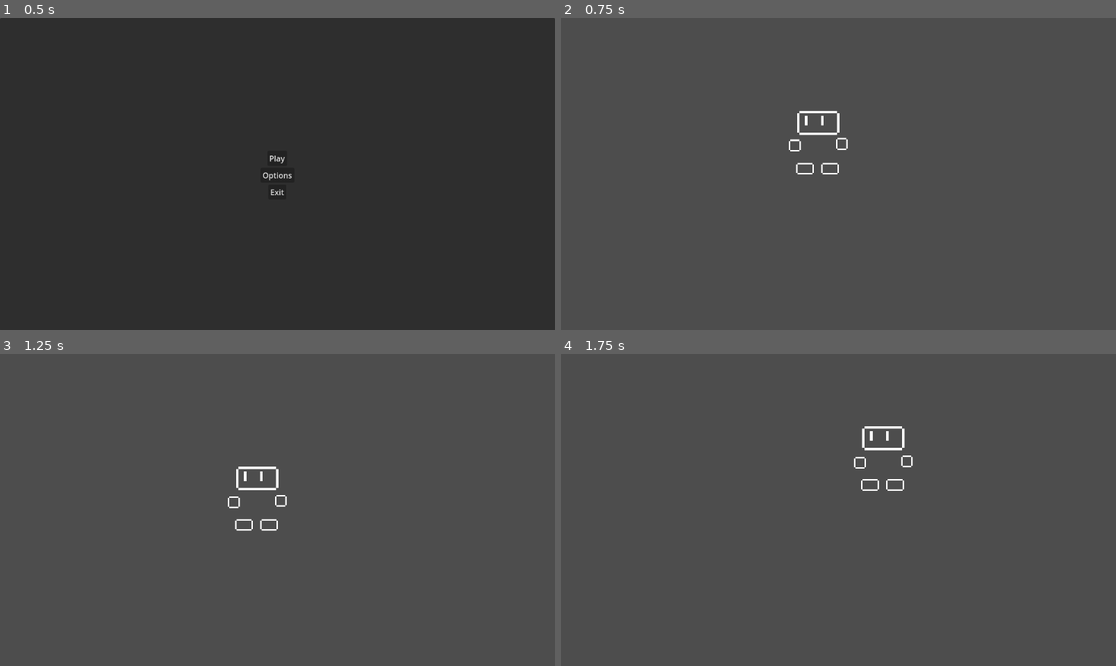
Above: before the commit, frames 1-4 (two rows, left to right).
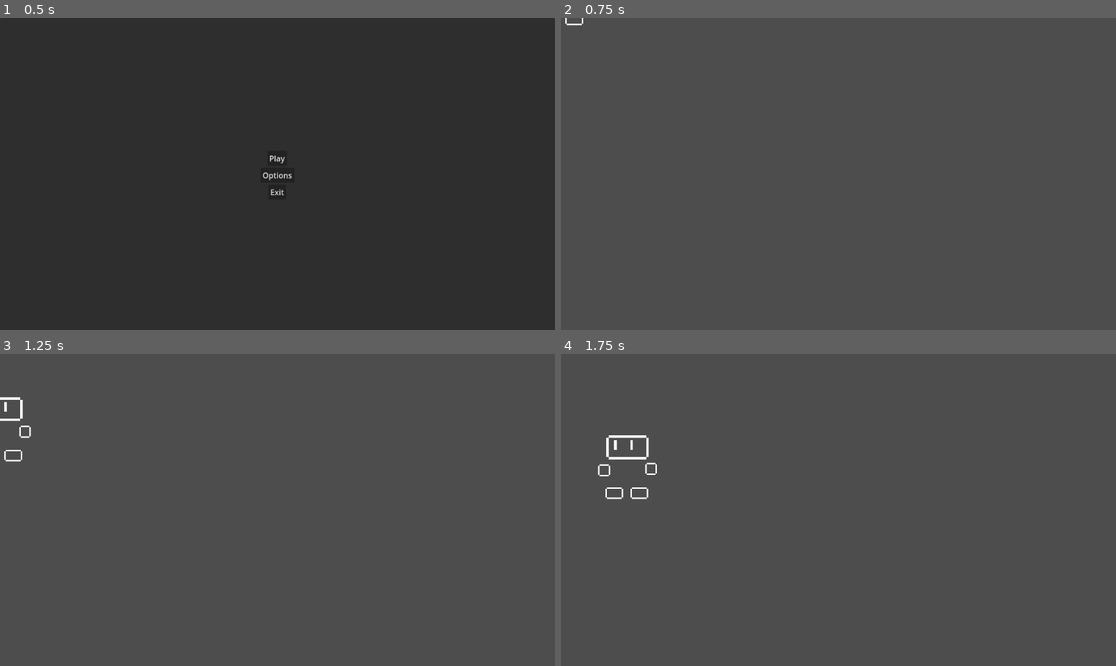
Above: after the commit, the same moments.

Repository: TotallyNotAlex20/last-planet
Game: Godot game, scene res://main.tscn
Same seed, same stepped clock (60 frames per second), same inputs: the game is played once before the commit and once after it.
Inputs:
- Up to frame 1 (0.5 s): no input
- Up to frame 2 (0.75 s): click "Play" at 0.5 s
- Up to frame 3 (1.25 s): no input
- Up to frame 4 (1.75 s): tap Enter (ui_accept) at 1.25, 1.52 s; hold Right (ui_right) from 1.28 s (still down)

Frame 1 is identical in both runs. In frame 2, 0.4% of the frame differs, in the area x 0-52%, y 0-51%; in frame 3, 0.6%; in frame 4, 0.8%, in the area x 6-64%, y 23-47%.

Commit message:
walk animation

Diff:
--- a/odi.gd
+++ b/odi.gd
@@ -12,16 +12,13 @@
 	animator.play("idle")
 
 func _physics_process(delta):
-	# Add the gravity.
+
 	if not is_on_floor():
 		velocity.y += gravity * delta
 
-	# Handle jump.
 	if Input.is_action_just_pressed("ui_accept") and is_on_floor():
 		velocity.y = JUMP_VELOCITY
 
-	# Get the input direction and handle the movement/deceleration.
-	# As good practice, you should replace UI actions with custom gameplay actions.
 	var direction = Input.get_axis("ui_left", "ui_right")
 	if direction:
 		velocity.x = direction * SPEED
--- a/odi.tscn
+++ b/odi.tscn
@@ -36,7 +36,7 @@
 tracks/2/type = "value"
 tracks/2/imported = false
 tracks/2/enabled = true
-tracks/2/path = NodePath("Node2D/Fist:position")
+tracks/2/path = NodePath("hands/Fist:position")
 tracks/2/interp = 1
 tracks/2/loop_wrap = true
 tracks/2/keys = {
@@ -48,7 +48,7 @@
 tracks/3/type = "value"
 tracks/3/imported = false
 tracks/3/enabled = true
-tracks/3/path = NodePath("Node2D/Fist2:position")
+tracks/3/path = NodePath("hands/Fist2:position")
 tracks/3/interp = 1
 tracks/3/loop_wrap = true
 tracks/3/keys = {
@@ -99,7 +99,7 @@
 tracks/1/type = "value"
 tracks/1/imported = false
 tracks/1/enabled = true
-tracks/1/path = NodePath("Node2D/Fist:position")
+tracks/1/path = NodePath("hands/Fist:position")
 tracks/1/interp = 1
 tracks/1/loop_wrap = true
 tracks/1/keys = {
@@ -111,7 +111,7 @@
 tracks/2/type = "value"
 tracks/2/imported = false
 tracks/2/enabled = true
-tracks/2/path = NodePath("Node2D/Fist2:position")
+tracks/2/path = NodePath("hands/Fist2:position")
 tracks/2/interp = 1
 tracks/2/loop_wrap = true
 tracks/2/keys = {
@@ -156,11 +156,137 @@
 "update": 0,
 "values": [Vector2(1, -36)]
 }
+tracks/6/type = "value"
+tracks/6/imported = false
+tracks/6/enabled = true
+tracks/6/path = NodePath("hands:position")
+tracks/6/interp = 1
+tracks/6/loop_wrap = true
+tracks/6/keys = {
+"times": PackedFloat32Array(0),
+"transitions": PackedFloat32Array(1),
+"update": 0,
+"values": [Vector2(0, 0)]
+}
+tracks/7/type = "value"
+tracks/7/imported = false
+tracks/7/enabled = true
+tracks/7/path = NodePath(".:position")
+tracks/7/interp = 1
+tracks/7/loop_wrap = true
+tracks/7/keys = {
+"times": PackedFloat32Array(0),
+"transitions": PackedFloat32Array(1),
+"update": 0,
+"values": [Vector2(0, 0)]
+}
+
+[sub_resource type="Animation" id="Animation_42jy1"]
+resource_name = "walk"
+length = 2.0
+loop_mode = 1
+tracks/0/type = "value"
+tracks/0/imported = false
+tracks/0/enabled = true
+tracks/0/path = NodePath("hands/Fist2:position")
+tracks/0/interp = 1
+tracks/0/loop_wrap = true
+tracks/0/keys = {
+"times": PackedFloat32Array(0, 0.5, 1, 1.5, 2),
+"transitions": PackedFloat32Array(1, 1, 1, 1, 1),
+"update": 0,
+"values": [Vector2(17, -21), Vector2(14, -18), Vector2(10, -19), Vector2(14, -18), Vector2(17, -21)]
+}
+tracks/1/type = "value"
+tracks/1/imported = false
+tracks/1/enabled = true
+tracks/1/path = NodePath("hands/Fist:position")
+tracks/1/interp = 1
+tracks/1/loop_wrap = true
+tracks/1/keys = {
+"times": PackedFloat32Array(0, 0.5, 1, 1.5, 2),
+"transitions": PackedFloat32Array(1, 1, 1, 1, 1),
+"update": 0,
+"values": [Vector2(-15, -20), Vector2(-11, -18), Vector2(-6, -19), Vector2(-9, -17), Vector2(-15, -20)]
+}
+tracks/2/type = "value"
+tracks/2/imported = false
+tracks/2/enabled = true
+tracks/2/path = NodePath("hands:position")
+tracks/2/interp = 1
+tracks/2/loop_wrap = true
+tracks/2/keys = {
+"times": PackedFloat32Array(0, 0.5, 1, 1.5, 2),
+"transitions": PackedFloat32Array(1, 1, 1, 1, 1),
+"update": 0,
+"values": [Vector2(0, 0), Vector2(0, 0), Vector2(0, 0), Vector2(0, 0), Vector2(0, 0)]
+}
+tracks/3/type = "value"
+tracks/3/imported = false
+tracks/3/enabled = true
+tracks/3/path = NodePath("legs/Leg2:position")
+tracks/3/interp = 1
+tracks/3/loop_wrap = true
+tracks/3/keys = {
+"times": PackedFloat32Array(0, 0.5, 1, 1.5, 2),
+"transitions": PackedFloat32Array(1, 1, 1, 1, 1),
+"update": 0,
+"values": [Vector2(8, -4), Vector2(-3, -9), Vector2(-8, -4), Vector2(4, -4), Vector2(9, -4)]
+}
+tracks/4/type = "value"
+tracks/4/imported = false
+tracks/4/enabled = true
+tracks/4/path = NodePath("legs/Leg:position")
+tracks/4/interp = 1
+tracks/4/loop_wrap = true
+tracks/4/keys = {
+"times": PackedFloat32Array(0, 0.5, 1, 1.5, 2),
+"transitions": PackedFloat32Array(1, 1, 1, 1, 1),
+"update": 0,
+"values": [Vector2(-8, -4), Vector2(5, -4), Vector2(10, -4), Vector2(-2, -9), Vector2(-8, -4)]
+}
+tracks/5/type = "value"
+tracks/5/imported = false
+tracks/5/enabled = true
+tracks/5/path = NodePath("Head:position")
+tracks/5/interp = 1
+tracks/5/loop_wrap = true
+tracks/5/keys = {
+"times": PackedFloat32Array(0, 0.5, 1, 1.5, 2),
+"transitions": PackedFloat32Array(1, 1, 1, 1, 1),
+"update": 0,
+"values": [Vector2(1, -35), Vector2(1, -35), Vector2(1, -35), Vector2(1, -35), Vector2(1, -35)]
+}
+tracks/6/type = "value"
+tracks/6/imported = false
+tracks/6/enabled = true
+tracks/6/path = NodePath(".:position")
+tracks/6/interp = 1
+tracks/6/loop_wrap = true
+tracks/6/keys = {
+"times": PackedFloat32Array(0, 0.5, 1, 1.5, 2),
+"transitions": PackedFloat32Array(1, 1, 1, 1, 1),
+"update": 0,
+"values": [Vector2(0, 0), Vector2(0, 0), Vector2(0, 0), Vector2(0, 0), Vector2(0, 0)]
+}
+tracks/7/type = "value"
+tracks/7/imported = false
+tracks/7/enabled = true
+tracks/7/path = NodePath("AnimationPlayer:root_motion_track")
+tracks/7/interp = 1
+tracks/7/loop_wrap = true
+tracks/7/keys = {
+"times": PackedFloat32Array(0),
+"transitions": PackedFloat32Array(1),
+"update": 1,
+"values": [NodePath("")]
+}
 
 [sub_resource type="AnimationLibrary" id="AnimationLibrary_q0nlu"]
 _data = {
 "RESET": SubResource("Animation_kfef1"),
-"idle": SubResource("Animation_tivvf")
+"idle": SubResource("Animation_tivvf"),
+"walk": SubResource("Animation_42jy1")
 }
 
 [sub_resource type="RectangleShape2D" id="RectangleShape2D_862lg"]
@@ -184,13 +310,13 @@
 position = Vector2(9, -4)
 texture = ExtResource("2_ycj7a")
 
-[node name="Node2D" type="Node2D" parent="."]
-
-[node name="Fist" type="Sprite2D" parent="Node2D"]
+[node name="hands" type="Node2D" parent="."]
+
+[node name="Fist" type="Sprite2D" parent="hands"]
 position = Vector2(-15, -19)
 texture = ExtResource("3_3rt8d")
 
-[node name="Fist2" type="Sprite2D" parent="Node2D"]
+[node name="Fist2" type="Sprite2D" parent="hands"]
 position = Vector2(17, -20)
 texture = ExtResource("3_3rt8d")
 
@@ -198,6 +324,7 @@
 libraries = {
 "": SubResource("AnimationLibrary_q0nlu")
 }
+speed_scale = 2.0
 
 [node name="CollisionShape2D" type="CollisionShape2D" parent="."]
 position = Vector2(1, -20)
--- a/test_game_scene.tscn
+++ b/test_game_scene.tscn
@@ -18,5 +18,4 @@
 shape = SubResource("RectangleShape2D_ojynk")
 
 [node name="Odi" parent="." instance=ExtResource("1_je76d")]
-position = Vector2(531, 310)
 scale = Vector2(3.04, 3.04)
Not shown: 1 places in odi.tscn that only renumber resources
